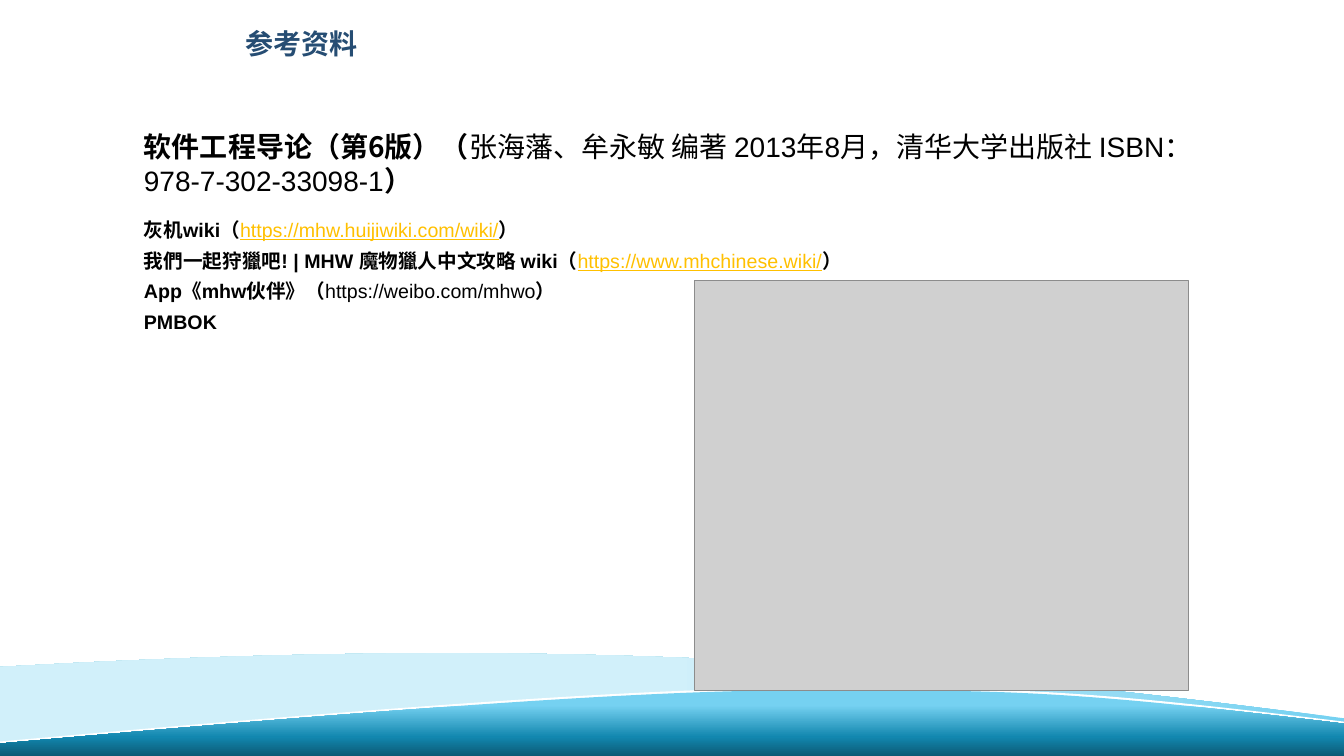
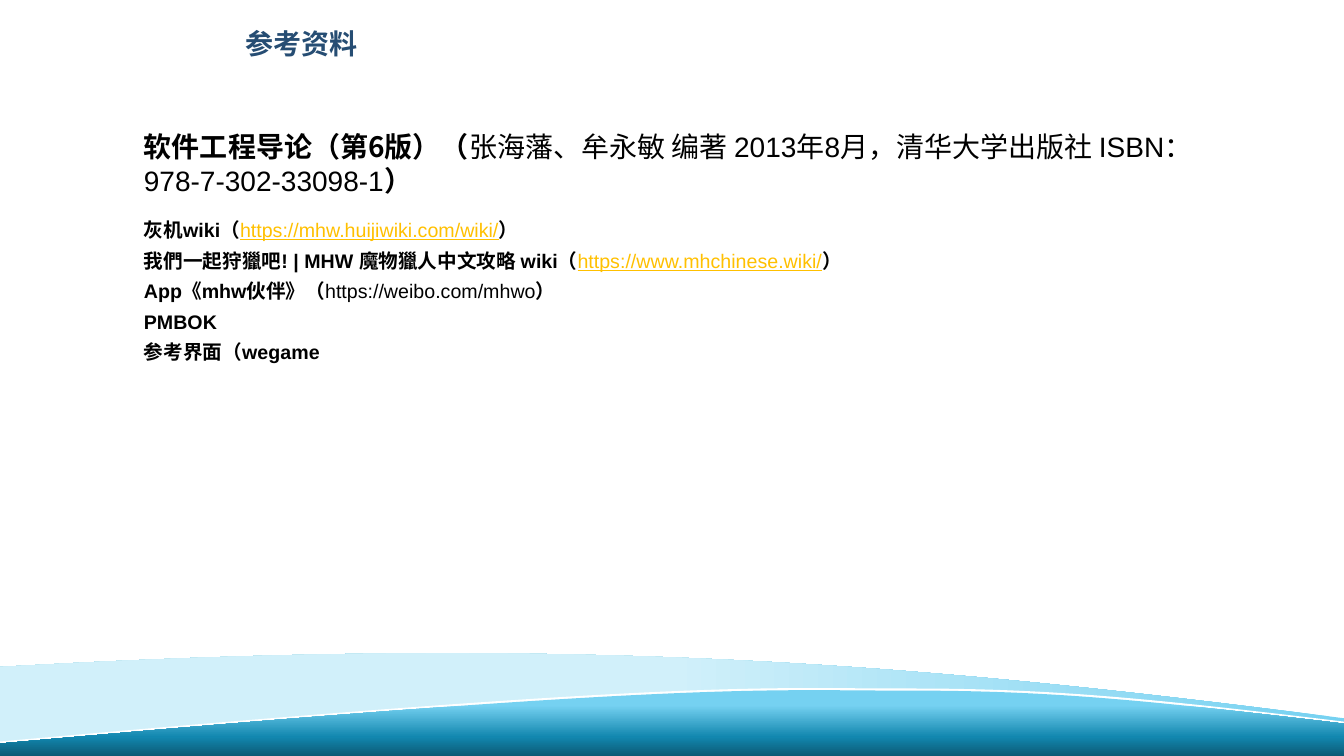
Before and after one commit to davejunction/MHWhelper, a slide deck: slide 16 of SE2019春-G24-SRS软件需求说明书.pptx (slide 15 before the commit). Drawn at 1344x756 pixels with LibreOffice and Linux fonts; fonts in the diff are those of the drawing; grey boxes stand for pictures; background and template pictures are left out. Boxes give left, top, right and bottom in pixels: in the first picture for what was removed or moved away, otherwise in the second. Text is boxed around its words. In the diff, an @@ line names an element or a change of style, - is before the commit and + after.

```diff
--- a/SE2019春-G24-SRS软件需求说明书.pptx
+++ b/SE2019春-G24-SRS软件需求说明书.pptx
@@ picture removed at (695,280,1189,691) @@
@@ text at (144,342,320,363): paragraph added @@
+参考界面（wegame
```
Also in this commit, not shown: 4 other slides changed, 6 slides added.
